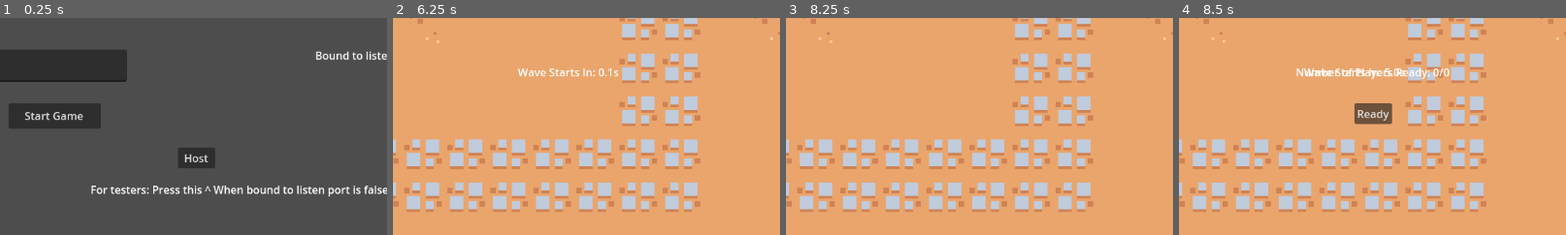
Above: before the commit, frames 1-4 (left to right).
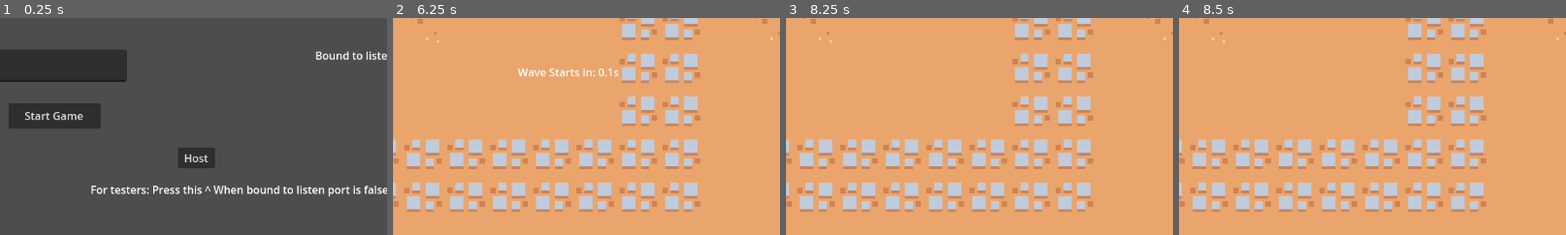
Above: after the commit, the same moments.

Repository: naixsu/CROCPNG
Game: Godot game, scene res://Scenes/Testing/NaixTestScenes/Multiplayer.tscn
The game is run twice, just before and just after one commit, with the same random seed, the same clock (stepped at 60 frames per second) and the same inputs. The engine's default icon, where the game draws it, is replaced by a stand-in: a white triangle on a blue panel in a dark square.
Inputs (mouse positions are % of the whole screen's width and height, from its top left):
- Up to frame 1 (0.25 s): no input
- Up to frame 2 (6.25 s): click (26, 11) at 0.52 s; type "Alex" at 0.6 s; click "Start Game" at 1.25 s; tap Enter (ui_accept) at 2, 2.27, 2.75, 3.02, 4.52, 5, 5.27, 5.75, 6.02 s; move the mouse to (72, 45) at 2.02 s; hold Right mouse button (Spawn) 2.03-2.78 s; hold D (Right) 2.03-3.53 s; move the mouse to (30, 55) at 2.77 s; click (30, 55) at 2.85 s; right-click (30, 55) at 3.05 s; move the mouse to (60, 28) at 3.52 s; hold A (Left) 3.53-4.28 s; hold Right mouse button (Spawn) 3.53-4.28 s; move the mouse to (45, 70) at 4.27 s; hold D (Right) 4.28-5.78 s; tap = (ZoomIn) at 4.35 s; right-click (45, 70) at 4.55 s; move the mouse to (80, 65) at 5.02 s; hold - (ZoomOut) 5.03-5.78 s; right-click (80, 65) at 5.3 s; move the mouse to (20, 35) at 5.77 s; hold A (Left) from 5.78 s (still down); right-click (20, 35) at 5.85 s
- Up to frame 3 (8.25 s): move the mouse to (55, 50) at 6.52 s; release A (Left) at 6.53 s; press the mouse at (55, 50) at 6.53 s; hold D (Right) 6.53-7.28 s; right-click (55, 50) at 6.8 s; tap Enter (ui_accept) at 7.25, 7.52, 8 s; move the mouse to (35, 25) at 7.27 s; release the mouse at (35, 25) at 7.28 s; hold A (Left) from 7.28 s (still down); right-click (35, 25) at 7.35 s; move the mouse to (72, 45) at 8.02 s; hold = (ZoomIn) from 8.03 s (still down)
- Up to frame 4 (8.5 s): keep holding A (Left); keep holding = (ZoomIn); tap Enter (ui_accept) at 8.27 s; right-click (72, 45) at 8.3 s
The pictures show only the part of the screen within x 25-75%, y 0-50%; the shares and areas given below are measured in that part.

Frames 1-3 are identical in both runs. In frame 4, 1.9% of the frame differs, in the area x 30-70%, y 23-50%.
Error in both runs: Invalid assignment of index '2' (on base: 'PackedStringArray') with value of type 'String'. (res://Scripts/Testing/NaixTestScripts/ServerBrowser.gd:28)

Commit message:
Using resources for waves

Diff:
--- a/Resources/Ghost.tres
+++ b/Resources/Enemies/Ghost.tres
@@ -1,6 +1,6 @@
 [gd_resource type="Resource" script_class="EnemyResource" load_steps=2 format=3 uid="uid://sojji4nlobhy"]
 
-[ext_resource type="Script" path="res://Scripts/Enemies/EnemyResource.gd" id="1_to7dm"]
+[ext_resource type="Script" path="res://Scripts/ResourceScripts/EnemyResource.gd" id="1_to7dm"]
 
 [resource]
 script = ExtResource("1_to7dm")
--- a/Resources/Skeleton.tres
+++ b/Resources/Enemies/Skeleton.tres
@@ -1,6 +1,6 @@
 [gd_resource type="Resource" script_class="EnemyResource" load_steps=2 format=3 uid="uid://v50odaxyerl1"]
 
-[ext_resource type="Script" path="res://Scripts/Enemies/EnemyResource.gd" id="1_eit8j"]
+[ext_resource type="Script" path="res://Scripts/ResourceScripts/EnemyResource.gd" id="1_eit8j"]
 
 [resource]
 script = ExtResource("1_eit8j")
--- a/Resources/Slime.tres
+++ b/Resources/Enemies/Slime.tres
@@ -1,6 +1,6 @@
 [gd_resource type="Resource" script_class="EnemyResource" load_steps=2 format=3 uid="uid://48eax743xiln"]
 
-[ext_resource type="Script" path="res://Scripts/Enemies/EnemyResource.gd" id="1_vvl18"]
+[ext_resource type="Script" path="res://Scripts/ResourceScripts/EnemyResource.gd" id="1_vvl18"]
 
 [resource]
 script = ExtResource("1_vvl18")
--- /dev/null
+++ b/Resources/Waves/Wave1.tres
@@ -0,0 +1,10 @@
+[gd_resource type="Resource" script_class="WaveResource" load_steps=2 format=3 uid="uid://bse76jgbkri77"]
+
+[ext_resource type="Script" path="res://Scripts/ResourceScripts/WaveResource.gd" id="1_r7wi3"]
+
+[resource]
+script = ExtResource("1_r7wi3")
+SkeletonCount = 0
+GhostCount = 0
+SlimeCount = 10
+Boss = false
--- /dev/null
+++ b/Resources/Waves/Wave2.tres
@@ -0,0 +1,10 @@
+[gd_resource type="Resource" script_class="WaveResource" load_steps=2 format=3 uid="uid://bii87ljuvqoak"]
+
+[ext_resource type="Script" path="res://Scripts/ResourceScripts/WaveResource.gd" id="1_u0k7f"]
+
+[resource]
+script = ExtResource("1_u0k7f")
+SkeletonCount = 0
+GhostCount = 5
+SlimeCount = 10
+Boss = false
--- /dev/null
+++ b/Resources/Waves/Wave3.tres
@@ -0,0 +1,10 @@
+[gd_resource type="Resource" script_class="WaveResource" load_steps=2 format=3 uid="uid://dbwyywkq7wba"]
+
+[ext_resource type="Script" path="res://Scripts/ResourceScripts/WaveResource.gd" id="1_q28l7"]
+
+[resource]
+script = ExtResource("1_q28l7")
+SkeletonCount = 10
+GhostCount = 5
+SlimeCount = 5
+Boss = false
--- /dev/null
+++ b/Resources/Waves/Wave4.tres
@@ -0,0 +1,10 @@
+[gd_resource type="Resource" script_class="WaveResource" load_steps=2 format=3 uid="uid://b6mokfnhr0864"]
+
+[ext_resource type="Script" path="res://Scripts/ResourceScripts/WaveResource.gd" id="1_ins8s"]
+
+[resource]
+script = ExtResource("1_ins8s")
+SkeletonCount = 15
+GhostCount = 10
+SlimeCount = 10
+Boss = false
--- /dev/null
+++ b/Resources/Waves/Wave5.tres
@@ -0,0 +1,10 @@
+[gd_resource type="Resource" script_class="WaveResource" load_steps=2 format=3 uid="uid://tojs3bqvecfl"]
+
+[ext_resource type="Script" path="res://Scripts/ResourceScripts/WaveResource.gd" id="1_v8syn"]
+
+[resource]
+script = ExtResource("1_v8syn")
+SkeletonCount = 20
+GhostCount = 15
+SlimeCount = 25
+Boss = true
--- a/Scenes/Enemies/EnemyA/EnemyA.tscn
+++ b/Scenes/Enemies/EnemyA/EnemyA.tscn
@@ -3,7 +3,7 @@
 [ext_resource type="Texture2D" uid="uid://dhjqul1exjhlp" path="res://Assets/Sprites/EnemyA/EnemyAIdle.png" id="1_2t4uv"]
 [ext_resource type="Texture2D" uid="uid://b47o86gd8adkm" path="res://Assets/Sprites/EnemyA/EnemyADeath.png" id="1_gjskw"]
 [ext_resource type="Script" path="res://Scripts/Enemies/EnemyA/EnemyA.gd" id="1_jn4pi"]
-[ext_resource type="Resource" uid="uid://v50odaxyerl1" path="res://Resources/Skeleton.tres" id="2_knasp"]
+[ext_resource type="Resource" uid="uid://v50odaxyerl1" path="res://Resources/Enemies/Skeleton.tres" id="2_k53gg"]
 [ext_resource type="Texture2D" uid="uid://hy4tj0tsffi4" path="res://Assets/Sprites/EnemyA/EnemyARun.png" id="3_26v0d"]
 [ext_resource type="Script" path="res://Scripts/Enemies/EnemyA/AI.gd" id="5_5kow7"]
 
@@ -179,7 +179,7 @@
 collision_layer = 2
 collision_mask = 0
 script = ExtResource("1_jn4pi")
-resource = ExtResource("2_knasp")
+resource = ExtResource("2_k53gg")
 
 [node name="AnimatedSprite2D" type="AnimatedSprite2D" parent="."]
 texture_filter = 1
--- a/Scenes/Enemies/EnemyB/EnemyB.tscn
+++ b/Scenes/Enemies/EnemyB/EnemyB.tscn
@@ -2,8 +2,8 @@
 
 [ext_resource type="Script" path="res://Scripts/Enemies/EnemyA/EnemyA.gd" id="1_qucq8"]
 [ext_resource type="Texture2D" uid="uid://bmouajm75qko3" path="res://Assets/Sprites/EnemyB/EnemyBDeath.png" id="2_0oyxl"]
+[ext_resource type="Resource" uid="uid://sojji4nlobhy" path="res://Resources/Enemies/Ghost.tres" id="2_lvbmf"]
 [ext_resource type="Texture2D" uid="uid://cid6ruvuvbmuj" path="res://Assets/Sprites/EnemyB/EnemyBIdle.png" id="2_yi3ll"]
-[ext_resource type="Resource" uid="uid://sojji4nlobhy" path="res://Resources/Ghost.tres" id="2_ywa1d"]
 [ext_resource type="Texture2D" uid="uid://bk6enflig6fi1" path="res://Assets/Sprites/EnemyB/EnemyBRun.png" id="3_30r4p"]
 [ext_resource type="Script" path="res://Scripts/Enemies/EnemyA/AI.gd" id="5_hsimf"]
 
@@ -172,7 +172,7 @@
 collision_layer = 2
 collision_mask = 0
 script = ExtResource("1_qucq8")
-resource = ExtResource("2_ywa1d")
+resource = ExtResource("2_lvbmf")
 
 [node name="AnimatedSprite2D" type="AnimatedSprite2D" parent="."]
 texture_filter = 1
--- a/Scenes/Enemies/EnemyC/EnemyC.tscn
+++ b/Scenes/Enemies/EnemyC/EnemyC.tscn
@@ -1,7 +1,7 @@
 [gd_scene load_steps=27 format=3 uid="uid://bx77fvysan881"]
 
 [ext_resource type="Script" path="res://Scripts/Enemies/EnemyA/EnemyA.gd" id="1_c3xcl"]
-[ext_resource type="Resource" uid="uid://48eax743xiln" path="res://Resources/Slime.tres" id="2_b4h7m"]
+[ext_resource type="Resource" uid="uid://48eax743xiln" path="res://Resources/Enemies/Slime.tres" id="2_16ebi"]
 [ext_resource type="Texture2D" uid="uid://dxq0vas2ybden" path="res://Assets/Sprites/EnemyC/EnemyCDeath.png" id="2_fkx5k"]
 [ext_resource type="Texture2D" uid="uid://ce7fynnc241n4" path="res://Assets/Sprites/EnemyC/EnemyCIdle.png" id="3_kvubh"]
 [ext_resource type="Texture2D" uid="uid://snd66d2cibla" path="res://Assets/Sprites/EnemyC/EnemyCRun.png" id="4_338l4"]
@@ -158,7 +158,7 @@
 collision_layer = 2
 collision_mask = 0
 script = ExtResource("1_c3xcl")
-resource = ExtResource("2_b4h7m")
+resource = ExtResource("2_16ebi")
 
 [node name="AnimatedSprite2D" type="AnimatedSprite2D" parent="."]
 texture_filter = 1
--- a/Scenes/Testing/NaixTestScenes/TestMultiplayerScene.tscn
+++ b/Scenes/Testing/NaixTestScenes/TestMultiplayerScene.tscn
@@ -1,11 +1,16 @@
-[gd_scene load_steps=8 format=3 uid="uid://cgiky6rcbuxga"]
+[gd_scene load_steps=13 format=3 uid="uid://cgiky6rcbuxga"]
 
 [ext_resource type="Script" path="res://Scripts/Testing/NaixTestScripts/TestMultiplayerScene.gd" id="1_cahup"]
 [ext_resource type="PackedScene" uid="uid://bgucyml2yx36p" path="res://Scenes/Player/Player.tscn" id="3_8q6be"]
 [ext_resource type="PackedScene" uid="uid://bvfw8vhc4i3ac" path="res://Scenes/Enemies/EnemyA/EnemyA.tscn" id="3_jn6np"]
+[ext_resource type="Resource" uid="uid://bse76jgbkri77" path="res://Resources/Waves/Wave1.tres" id="4_d3b61"]
+[ext_resource type="Resource" uid="uid://bii87ljuvqoak" path="res://Resources/Waves/Wave2.tres" id="5_ayrwn"]
 [ext_resource type="Script" path="res://Scripts/Testing/NaixTestScripts/EnemySpawner.gd" id="5_hl27v"]
 [ext_resource type="PackedScene" uid="uid://cps2ukm5wvqn1" path="res://Scenes/Map/Map.tscn" id="5_rj7rh"]
 [ext_resource type="PackedScene" uid="uid://v7cwyu2s7km1" path="res://Scenes/Testing/NaixTestScenes/ReadyPrompt.tscn" id="6_70x88"]
+[ext_resource type="Resource" uid="uid://dbwyywkq7wba" path="res://Resources/Waves/Wave3.tres" id="6_jv4mn"]
+[ext_resource type="Resource" uid="uid://b6mokfnhr0864" path="res://Resources/Waves/Wave4.tres" id="7_h5wlv"]
+[ext_resource type="Resource" uid="uid://tojs3bqvecfl" path="res://Resources/Waves/Wave5.tres" id="8_j5emd"]
 
 [sub_resource type="NavigationPolygon" id="NavigationPolygon_qh2qy"]
 vertices = PackedVector2Array(1963, 690, 1992, 2745, -1900, 2726, -1858, -1745, 1969, -1731, 1982, 186)
@@ -16,6 +21,7 @@
 script = ExtResource("1_cahup")
 PlayerScene = ExtResource("3_8q6be")
 EnemyA = ExtResource("3_jn6np")
+waveResources = Array[Resource]([ExtResource("4_d3b61"), ExtResource("5_ayrwn"), ExtResource("6_jv4mn"), ExtResource("7_h5wlv"), ExtResource("8_j5emd")])
 
 [node name="Enemies" type="Node2D" parent="."]
 
--- /dev/null
+++ b/Scripts/ResourceScripts/WaveResource.gd
@@ -0,0 +1,14 @@
+extends Resource
+
+class_name WaveResource
+
+###
+# EnemyA = Skeleton
+# EnemyB = Ghost
+# EnemyC = Slime
+###
+
+@export var SkeletonCount : int
+@export var GhostCount : int
+@export var SlimeCount : int
+@export var Boss : bool
--- a/Scripts/Testing/NaixTestScripts/ReadyPrompt.gd
+++ b/Scripts/Testing/NaixTestScripts/ReadyPrompt.gd
@@ -38,7 +38,7 @@
 		display_countdown()
 
 	if checkForEnemies:
-		await get_tree().create_timer(2).timeout
+		await get_tree().create_timer(1).timeout
 		if GameManager.enemyCount == 0:
 			print("\nNo more enemies\n")
 			checkForEnemies = false
--- a/Scripts/Testing/NaixTestScripts/TestMultiplayerScene.gd
+++ b/Scripts/Testing/NaixTestScripts/TestMultiplayerScene.gd
@@ -7,6 +7,7 @@
 var spawn_points = []
 
 @onready var readyPrompt = $ReadyPrompt
+@export var waveResources : Array[Resource]
 
 # Called when the node enters the scene tree for the first time.
 func _ready():
@@ -38,24 +39,25 @@
 
 	# playerScene.connect("player_fired_bullet", bullet_manager.handle_bullet_spawned)
 
-func _unhandled_input(event):
-	if event.is_action_pressed("Spawn"):
-#		spawn_enemy.rpc()
-		spawn_enemy()
-		pass
+#func _unhandled_input(event):
+#	if event.is_action_pressed("Spawn"):
+##		spawn_enemy.rpc()
+#		spawn_enemy()
+#		pass
 
 
 # Might wanna use a resource here so that the wave feature
 # so that waves aren't randomized
-func spawn_enemy():
+func spawn_enemy(enemy_type: String):
 	var random_index = randi_range(0, spawn_points.size() - 1)
 	var random_spawn_point = spawn_points[random_index].position
-	var enemy_types = ["A", "B", "C"]
-	var random_enemy_type = enemy_types[randi_range(0, enemy_types.size() - 1)]
+#	var enemy_types = ["A", "B", "C"]
+#	var random_enemy_type = enemy_types[randi_range(0, enemy_types.size() - 1)]
 #		print("spawn: " + str(random_spawn_point) + " type: " + str(random_enemy_type))
 #	if is_multiplayer_authority():
 #		get_node("EnemySpawner").spawn([random_spawn_point, random_enemy_type])
-	get_node("EnemySpawner").spawn([random_spawn_point, random_enemy_type])
+	get_node("EnemySpawner").spawn([random_spawn_point, enemy_type])
+	add_enemy.rpc()
 
 
 #@rpc("any_peer", "call_local")
@@ -74,29 +76,68 @@
 
 # Might wanna use a resource here so that the wave feature
 # isn't hardcoded
+func final_wave():
+	if is_multiplayer_authority():
+		print("Final Wave")
+
+
 func start_wave():
 	if is_multiplayer_authority():
 		add_wave.rpc()
+
+		if GameManager.wave == GameManager.maxWave: # Stopping at 5 for now
+			final_wave()
+
 		print("Starting Wave %d of %d" % [GameManager.wave, GameManager.maxWave])
-		var spawnDelay = 0.5
+		var spawnDelay = 0.3
 		var enemyGroups = get_node("EnemyGroups")
-		match GameManager.wave:
-			1:
-				var enemyCount = GameManager.players.size() * 2
-				print("Wave %d: Number of Enemies: %d" % [GameManager.wave, enemyCount])
-				for i in range(enemyCount):
-					await get_tree().create_timer(spawnDelay).timeout
-					spawn_enemy()
-					add_enemy.rpc()
+		var waveData = waveResources[GameManager.wave-1]
+		print("WAVE DATA")
+		var skeletonCount = waveData.SkeletonCount
+		var ghostCount = waveData.GhostCount
+		var slimeCount = waveData.SlimeCount
+		var enemyArray = {
+			"A": skeletonCount,
+			"B": ghostCount,
+			"C": slimeCount
+		}
+		var totalEnemies = skeletonCount + ghostCount + slimeCount
+		print("Wave %d: Number of Enemies: %d" % [GameManager.wave, totalEnemies])
+		for enemyType in enemyArray:
+			var count = enemyArray[enemyType]
+			for enemy in range(count):
+				await get_tree().create_timer(spawnDelay).timeout
+				spawn_enemy(enemyType)
+
+#		match GameManager.wave:
+#			1:
+#				print("Wave %d: Number of Enemies: %d" % [GameManager.wave, totalEnemies])
+#				for enemyType in enemyArray:
+#					var count = enemyArray[enemyType]
+#					for enemy in range(count):
+#						spawn_enemy(enemyType)
 
 
-			2:
-				var enemyCount = GameManager.players.size() * 20
-				print("Wave %d: Number of Enemies: %d" % [GameManager.wave, enemyCount])
-				for i in range(enemyCount):
-					await get_tree().create_timer(spawnDelay).timeout
-					spawn_enemy()
-					add_enemy.rpc()
+#		match GameManager.wave:
+#			1:
+#				var waveData = waveResources[GameManager.wave-1]
+#				print("\nWAVE DATA\n")
+#
+#				var enemyCount = GameManager.players.size() * 2
+#				print("Wave %d: Number of Enemies: %d" % [GameManager.wave, enemyCount])
+#				for i in range(enemyCount):
+#					await get_tree().create_timer(spawnDelay).timeout
+#					spawn_enemy()
+#					add_enemy.rpc()
+#
+#
+#			2:
+#				var enemyCount = GameManager.players.size() * 20
+#				print("Wave %d: Number of Enemies: %d" % [GameManager.wave, enemyCount])
+#				for i in range(enemyCount):
+#					await get_tree().create_timer(spawnDelay).timeout
+#					spawn_enemy()
+#					add_enemy.rpc()
 
 
 @rpc("any_peer", "call_local")
Renamed: Scripts/Enemies/EnemyResource.gd -> Scripts/ResourceScripts/EnemyResource.gd
